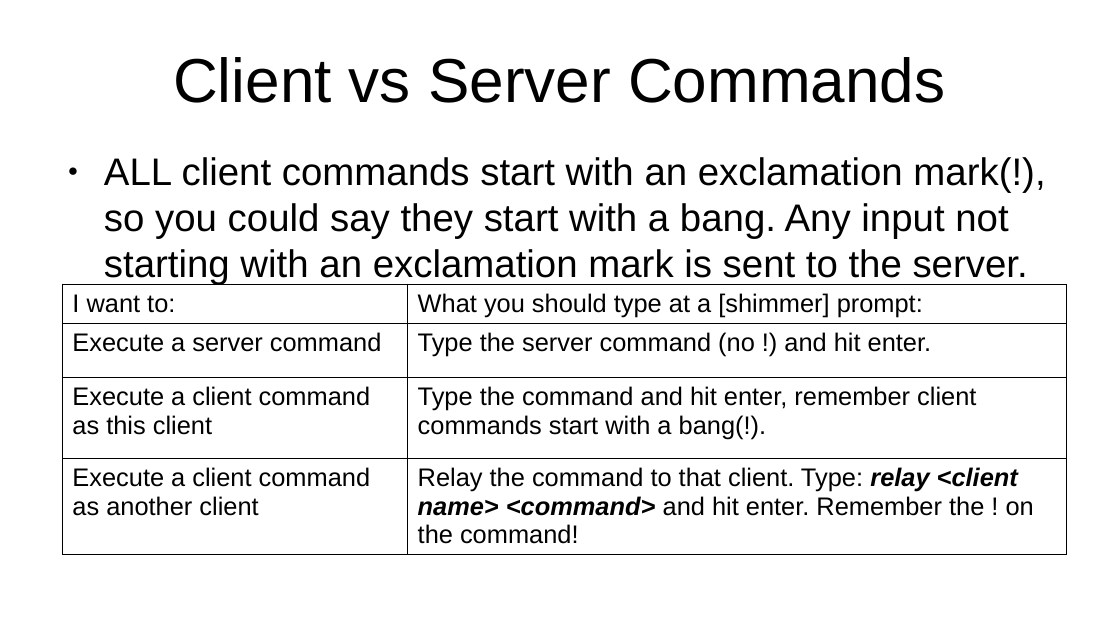
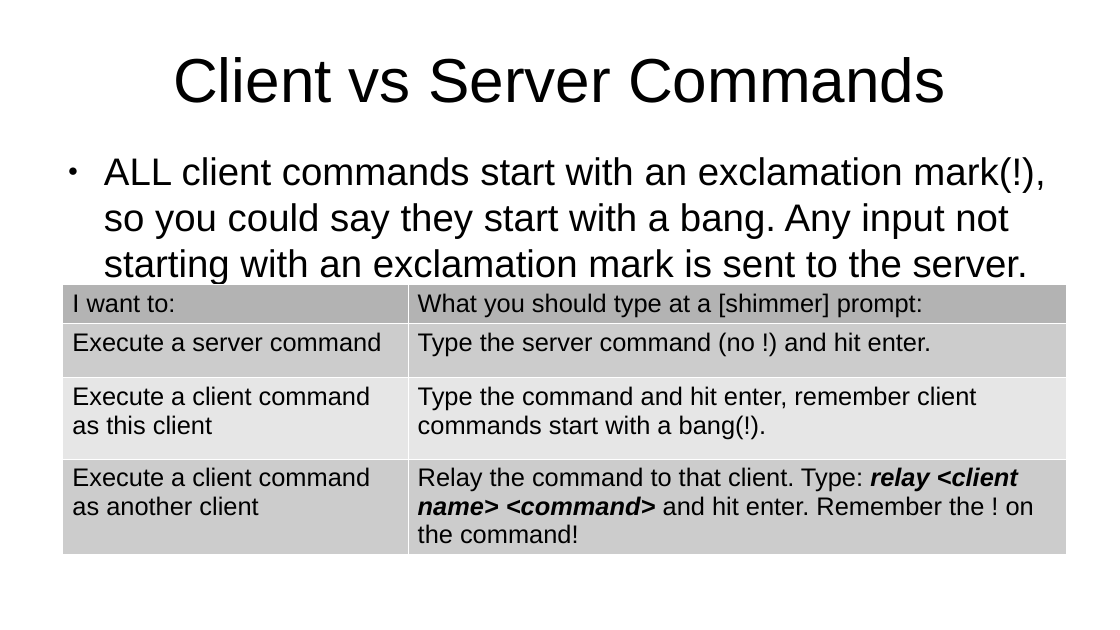
Before and after one commit to seventeenmagpie/skope-mrshim, a slide deck: slide 33 of shimmer/docs/user_guide_with_images.odp. Drawn at 1120x630 pixels with LibreOffice and Linux fonts; fonts in the diff are those of the drawing. Boxes give left, top, right and bottom in pixels: in the first picture for what was removed or moved away, otherwise in the second. Text is boxed around its words. In the diff, an @@ line names an element or a change of style, - is before the commit and + after.

Commit message:
Changes and improvements:  - Data is now fetched from Skope block-by-block rather than per acquisition,  - The removed client identifier was falling through if it couldn't match a client,  - Implemented a "!hold" command in the MRShim client that just means the same currents are applied, regardless of what !shim commands are sent,  - Documented the above,

```diff
--- a/shimmer/docs/user_guide_with_images.odp
+++ b/shimmer/docs/user_guide_with_images.odp
@@ table at bbox=[62, 285, 1066, 555] @@
@@ fill none to #B3B3B3 in row 1 @@
@@ fill none to #CCCCCC in 4 cells @@
@@ fill none to #E6E6E6 in row 3 @@
@@ borders changed @@
```
Also in this commit, not shown: 3 other slides changed, 7 other files.
